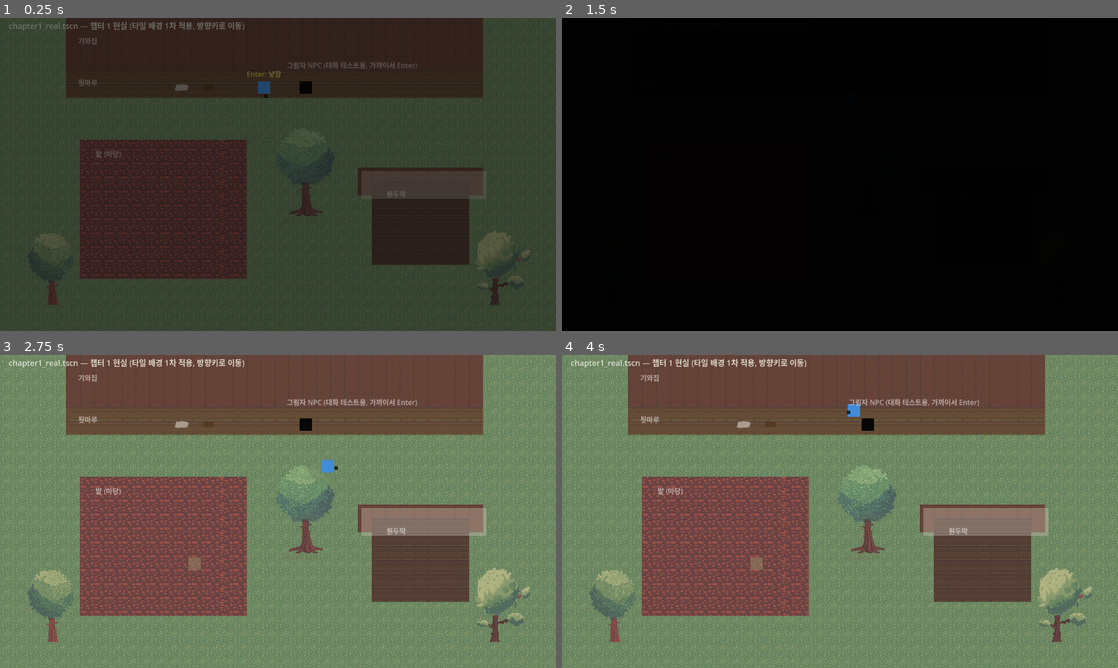
Above: before the commit, frames 1-4 (two rows, left to right).
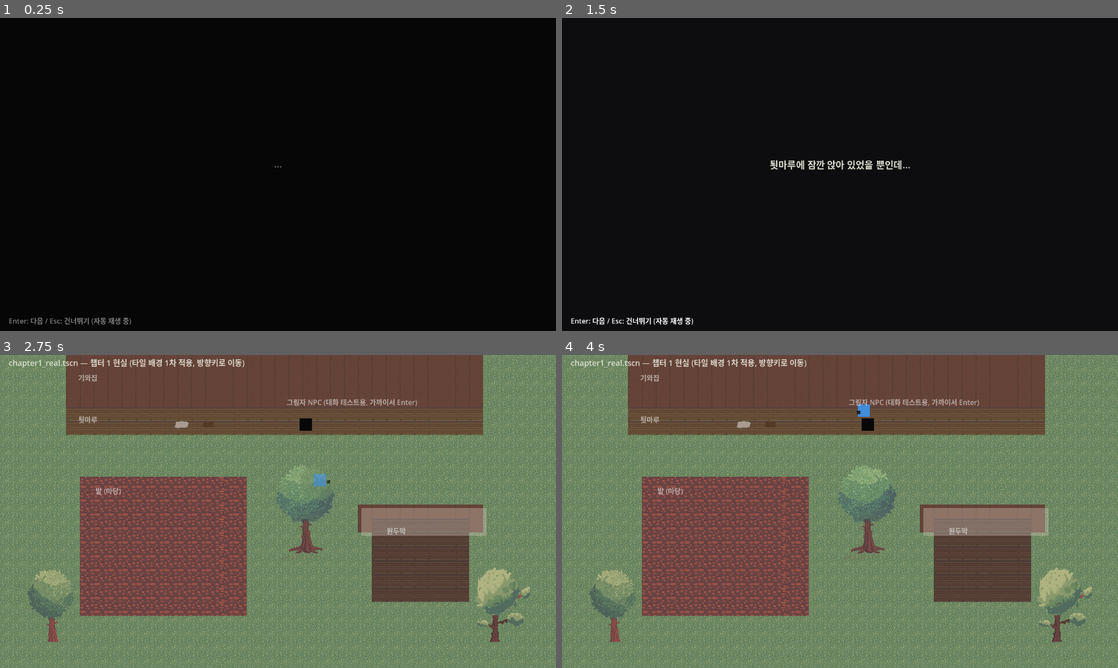
Above: after the commit, the same moments.

Repository: YGseok/ProjectS
Game: Godot game, scene res://scenes/chapter1_intro.tscn
The game is run twice, just before and just after one commit, with the same random seed, the same clock (stepped at 60 frames per second) and the same inputs. Before the commit the project starts from res://scenes/chapter1_real.tscn.
Inputs (mouse positions are in pixels of both pictures, inside the frame that each line leads up to):
- Up to frame 1 (0.25 s): no input
- Up to frame 2 (1.5 s): tap Enter (ui_accept) at 0.5, 0.6, 0.77, 1.07, 1.35 s; move the mouse to (962, 158) at 0.52 s; hold Right (ui_right) 0.53-1.28 s; click (962, 158) at 0.67 s; move the mouse to (728, 190) at 1.27 s; hold Down (ui_down) from 1.28 s (still down); click (728, 190) at 1.42 s
- Up to frame 3 (2.75 s): tap Enter (ui_accept) at 1.52, 1.82, 2.1 s; move the mouse to (333, 442) at 2.02 s; release Down (ui_down) at 2.03 s; hold Right (ui_right) from 2.03 s (still down); click (333, 442) at 2.17 s
- Up to frame 4 (4 s): move the mouse to (812, 574) at 2.77 s; release Right (ui_right) at 2.78 s; hold Up (ui_up) 2.78-3.53 s; tap Enter (ui_accept) at 2.85, 3.02, 3.32, 3.6, 3.77 s; click (812, 574) at 2.92 s; move the mouse to (1006, 558) at 3.52 s; hold Left (ui_left) from 3.53 s (still down); click (1006, 558) at 3.67 s

The runs differ from the first frame. In frame 1, 100% of the frame differs, in the area x 0-100%, y 0-100%; in frame 2, 0.7%; in frame 3, 0.3%; in frame 4, 0.2%.

Commit message:
Add a skippable auto-playing prologue (playtest feedback, 2026-09-08)
New scenes/chapter1_intro.tscn + scripts/intro_sequence.gd is now the
game's actual entry point (project.godot run/main_scene). Each line
auto-advances after 3s, ui_accept skips the current line immediately,
and ui_cancel (Esc, a built-in default action -- no input map changes
needed) skips the whole thing straight to chapter1_real.tscn.

Text is placeholder, built only from facts DESIGN.md §8 already
establishes (10-year-old girl, yearly summer visits to the old
countryside house, with her family, falls asleep on the porch) -- no
new story content invented. Real dialogue needs to come from the story
session.

tests/test_intro_sequence.gd covers auto-advance, per-line skip,
full skip, and the transition to chapter1_real. Added to qa/run_all.sh.
Existing tests are unaffected since they all explicitly
change_scene_to_file() to whatever scene they need rather than relying
on the default main scene.

Diff:
--- a/project.godot
+++ b/project.godot
@@ -8,7 +8,7 @@
 [application]
 
 config/name="ProjectS"
-run/main_scene="res://scenes/chapter1_real.tscn"
+run/main_scene="res://scenes/chapter1_intro.tscn"
 config/features=PackedStringArray("4.3", "Forward Plus")
 
 [autoload]
--- /dev/null
+++ b/scenes/chapter1_intro.tscn
@@ -0,0 +1,36 @@
+[gd_scene load_steps=4 format=3 uid="uid://chapter1_intro_scene"]
+
+[ext_resource type="Script" path="res://scripts/intro_sequence.gd" id="1_script"]
+[ext_resource type="PackedScene" path="res://scenes/common/FadeOverlay.tscn" id="2_fade"]
+
+[sub_resource type="LabelSettings" id="LabelSettings_intro"]
+font_size = 22
+font_color = Color(0.9, 0.9, 0.85, 0.95)
+
+[node name="Chapter1Intro" type="Node2D"]
+script = ExtResource("1_script")
+
+[node name="Background" type="ColorRect" parent="."]
+offset_right = 1280.0
+offset_bottom = 720.0
+mouse_filter = 2
+color = Color(0.05, 0.05, 0.06, 1)
+
+[node name="Label" type="Label" parent="."]
+offset_left = 140.0
+offset_top = 320.0
+offset_right = 1140.0
+offset_bottom = 400.0
+horizontal_alignment = 1
+autowrap_mode = 2
+label_settings = SubResource("LabelSettings_intro")
+text = ""
+
+[node name="SkipHint" type="Label" parent="."]
+offset_left = 20.0
+offset_top = 684.0
+offset_right = 500.0
+offset_bottom = 708.0
+text = "Enter: 다음 / Esc: 건너뛰기 (자동 재생 중)"
+
+[node name="FadeOverlay" parent="." instance=ExtResource("2_fade")]
--- /dev/null
+++ b/scripts/intro_sequence.gd
@@ -0,0 +1,62 @@
+extends Node2D
+## 챕터 1 프롤로그 — 자동 재생 다이얼로그 시퀀스 (사람 피드백, 2026-09-08):
+## "내가 누구고 어떤 상황에 놓여있는지, 프롤로그가 필요함. 실질적인
+## 플레이보다는 자동 재생 및 다이얼로그 위주. 해당 다이얼로그는 특정
+## 버튼으로 스킵이 가능해야 함."
+##
+## 한 줄이 AUTO_ADVANCE_SECONDS 뒤 자동으로 넘어가거나(자동 재생),
+## ui_accept(Enter/Space)를 누르면 그 즉시 다음 줄로 넘어간다(한 줄
+## 스킵). ui_cancel(Esc)을 누르면 전체를 건너뛰고 바로 챕터 1로 간다
+## (전체 스킵).
+##
+## 텍스트는 DESIGN.md §8에 이미 확정된 사실(10세 여자아이, 매년 여름
+## 시골 옛집 방문, 가족과 함께, 도착한 날 낮잠)만 사용한 **임시
+## 자리표시 텍스트**다 — 실제 대사/연출은 스토리 세션에서 확정 후 교체할 것.
+
+const AUTO_ADVANCE_SECONDS := 3.0
+const NEXT_SCENE := "res://scenes/chapter1_real.tscn"
+
+const LINES: Array[String] = [
+	"...",
+	"매년 여름이면, 이 집에 온다.",
+	"시골에 있는, 원래 우리 가족이 살던 옛집.",
+	"엄마, 아빠, 그리고 나. 올해도 어김없이.",
+	"오늘은 유난히 덥다. 매미 소리가 시끄럽다.",
+	"툇마루에 잠깐 앉아 있었을 뿐인데...",
+]
+
+@onready var _label: Label = $Label
+
+var _index := 0
+var _timer := 0.0
+var _finished := false
+
+func _ready() -> void:
+	_show_line(0)
+
+func _process(delta: float) -> void:
+	if _finished:
+		return
+	if Input.is_action_just_pressed("ui_cancel"):
+		_finish()
+		return
+	_timer += delta
+	if _timer >= AUTO_ADVANCE_SECONDS or Input.is_action_just_pressed("ui_accept"):
+		_advance()
+
+func _advance() -> void:
+	_index += 1
+	if _index >= LINES.size():
+		_finish()
+		return
+	_show_line(_index)
+
+func _show_line(i: int) -> void:
+	_label.text = LINES[i]
+	_timer = 0.0
+
+func _finish() -> void:
+	if _finished:
+		return
+	_finished = true
+	get_tree().change_scene_to_file(NEXT_SCENE)
--- /dev/null
+++ b/tests/test_intro_sequence.gd
@@ -0,0 +1,79 @@
+extends SceneTree
+## 자동 상호작용 테스트 — 챕터 1 프롤로그(intro_sequence.gd)의 자동 재생,
+## Enter로 한 줄 스킵, Esc로 전체 스킵, 그리고 끝까지 재생 시
+## chapter1_real로 정상 전환되는지 검증한다.
+##
+## 실행: godot4 --headless --script res://tests/test_intro_sequence.gd --path <project>
+
+var _all_passed := true
+
+func _initialize() -> void:
+	change_scene_to_file("res://scenes/chapter1_intro.tscn")
+	await process_frame
+	await process_frame
+
+	var label: Label = current_scene.get_node("Label")
+	var first_line := label.text
+	_assert(first_line != "", "첫 줄이 바로 표시됨")
+
+	# Enter로 한 줄 스킵 -> 3초를 기다리지 않고 즉시 다음 줄로 넘어감.
+	await _send_action("ui_accept")
+	_assert(label.text != first_line,
+		"Enter를 누르면 즉시 다음 줄로 넘어감, 실제: '%s'" % label.text)
+	var second_line := label.text
+
+	# 자동 재생: 아무 입력 없이 AUTO_ADVANCE_SECONDS(3초)만 지나도 다음 줄로.
+	await create_timer(3.2).timeout
+	_assert(label.text != second_line,
+		"입력 없이도 3초 뒤 자동으로 다음 줄로 넘어감, 실제: '%s'" % label.text)
+
+	# Esc로 전체 스킵 -> 남은 줄과 상관없이 바로 chapter1_real로 전환.
+	await _send_action("ui_cancel")
+	await _wait_scene_change("Chapter1Real", 3.0)
+	_assert(current_scene != null and current_scene.name == "Chapter1Real",
+		"Esc로 건너뛰면 바로 챕터 1 현실로 전환됨, 실제: %s" %
+			[current_scene.name if current_scene else "null"])
+
+	_finish()
+
+
+func _wait_scene_change(expected_name: String, timeout_sec: float) -> void:
+	var elapsed := 0.0
+	var step := 0.05
+	while elapsed < timeout_sec:
+		if current_scene != null and current_scene.name == expected_name:
+			return
+		await create_timer(step).timeout
+		elapsed += step
+
+
+func _send_action(action: String) -> void:
+	var press := InputEventAction.new()
+	press.action = action
+	press.pressed = true
+	Input.parse_input_event(press)
+	await process_frame
+	await process_frame
+	var release := InputEventAction.new()
+	release.action = action
+	release.pressed = false
+	Input.parse_input_event(release)
+	await process_frame
+	await process_frame
+
+
+func _assert(condition: bool, description: String) -> void:
+	if condition:
+		print("[TEST] PASS - %s" % description)
+	else:
+		printerr("[TEST] FAIL - %s" % description)
+		_all_passed = false
+
+
+func _finish() -> void:
+	if _all_passed:
+		print("[TEST] ALL PASSED")
+		quit(0)
+	else:
+		printerr("[TEST] SOME FAILED")
+		quit(1)
Not shown, added: scripts/intro_sequence.gd.uid
Not shown, added: tests/test_intro_sequence.gd.uid
Not shown, changed: docs/STATUS.md
Not shown, changed: docs/feedback/INBOX.md
Not shown, changed: qa/run_all.sh
